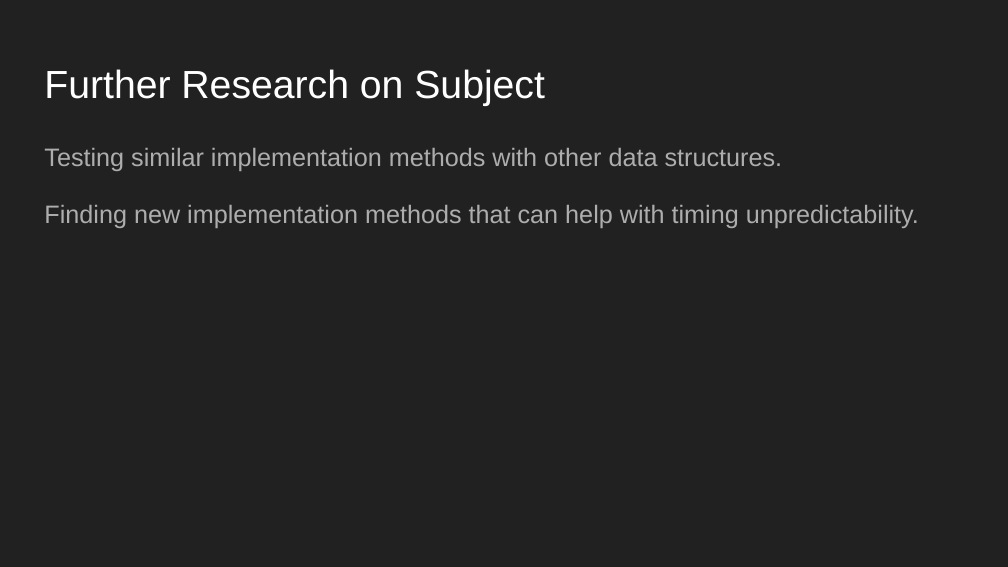
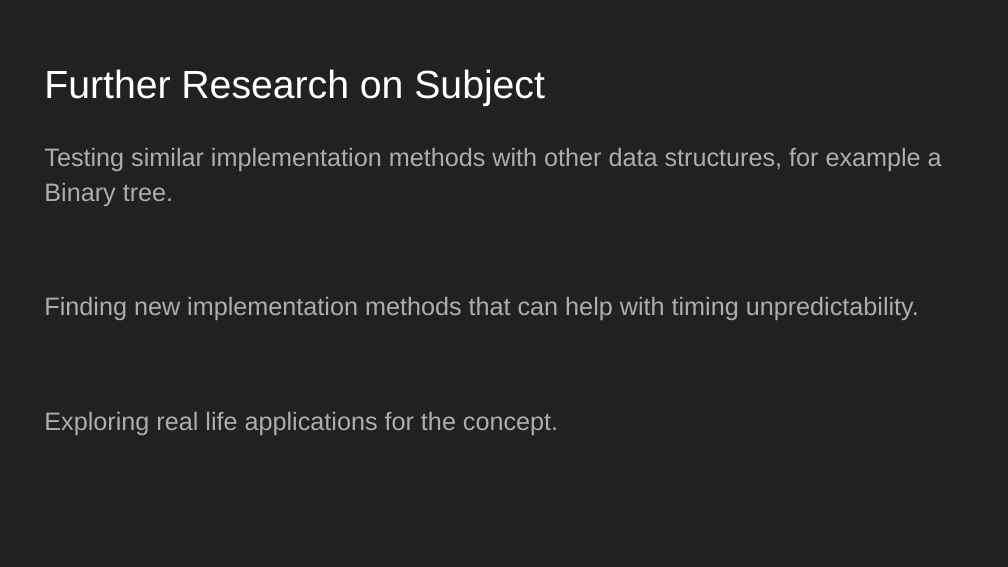
Before and after one commit to JSoddy/432-team10-project, a slide deck: slide 29 of Video/Final Video.pptx (slide 30 before the commit). Drawn at 1008x567 pixels with LibreOffice and Linux fonts; fonts in the diff are those of the drawing. Boxes give left, top, right and bottom in pixels: in the first picture for what was removed or moved away, otherwise in the second. Text is boxed around its words. In the diff, an @@ line names an element or a change of style, - is before the commit and + after.

```diff
--- a/Video/Final Video.pptx
+++ b/Video/Final Video.pptx
@@ text at [44,148,942,206]: text changed @@
-Testing similar implementation methods with other data structures.
+Testing similar implementation methods with other data structures, for example a Binary tree.
@@ text at [44,412,558,435]: paragraph added @@
+Exploring real life applications for the concept.
```
Also in this commit, not shown: 7 other slides changed, 16 slides added, 17 slides removed.
